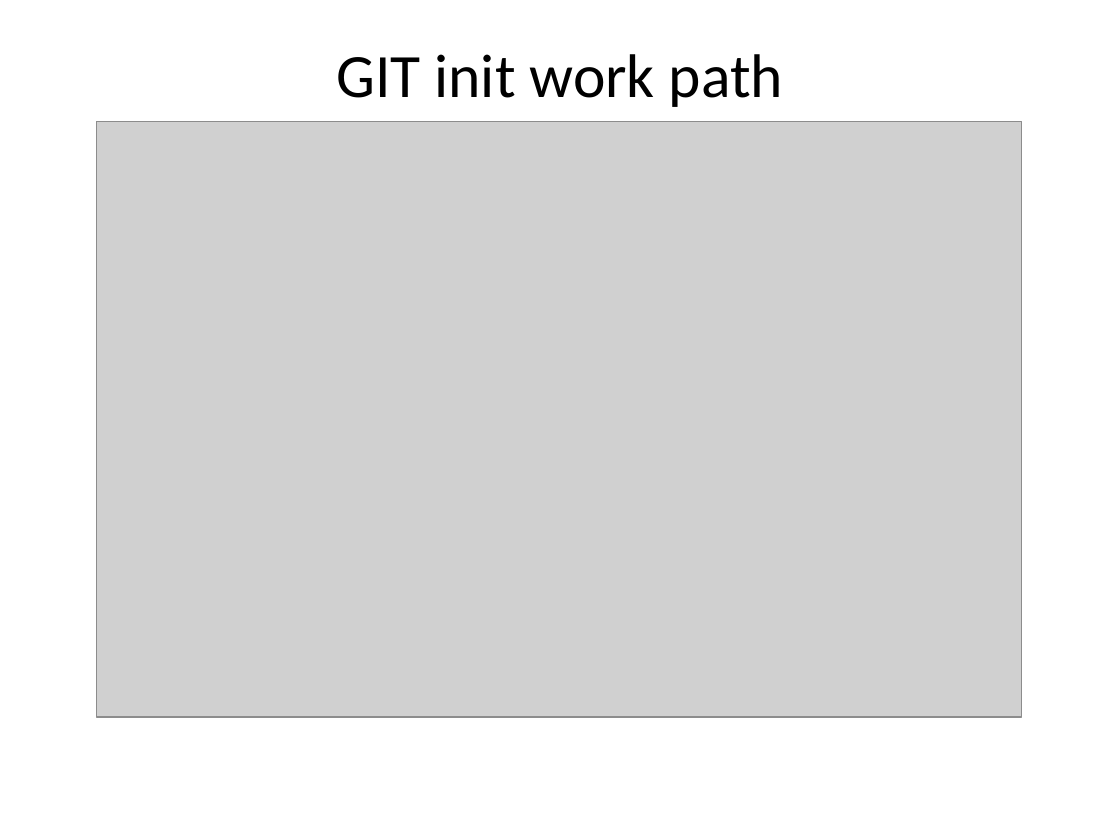
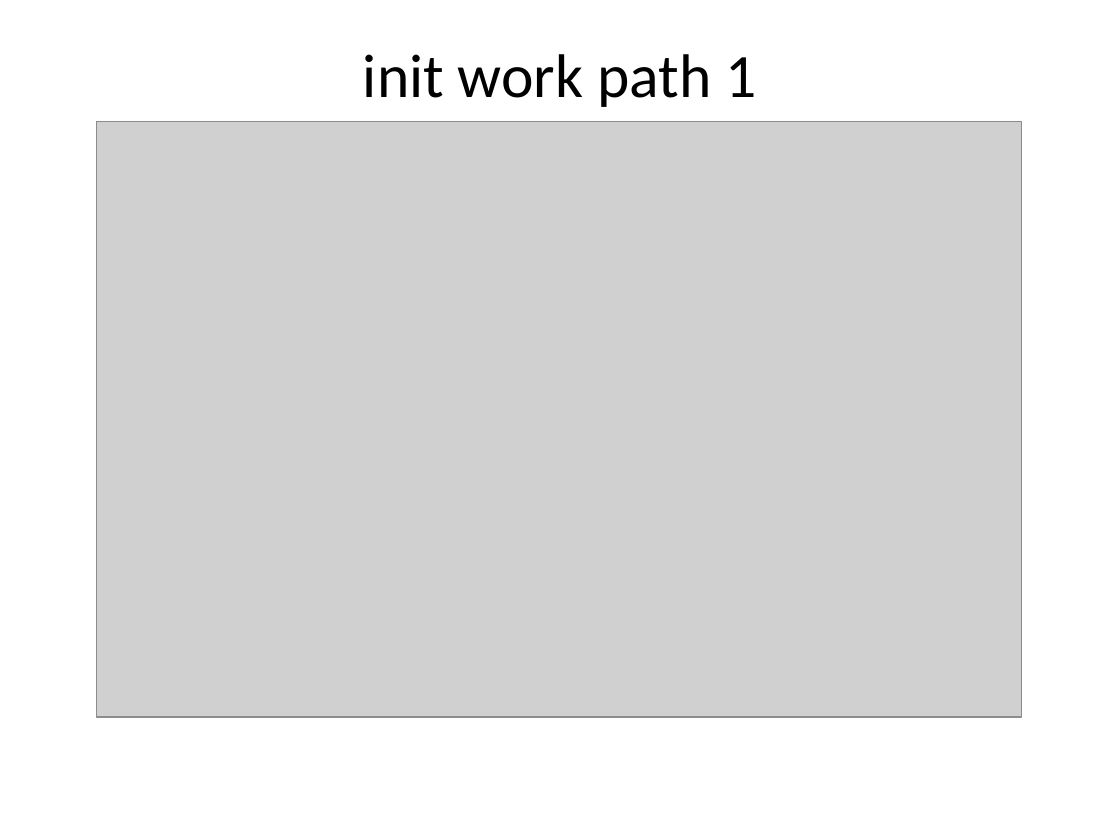
Before and after one commit to dongpingsheng/learngit, a slide deck: slide 7 of LearnGit.pptx. Drawn at 1120x840 pixels with LibreOffice and Linux fonts; fonts in the diff are those of the drawing; grey boxes stand for pictures. Boxes give left, top, right and bottom in pixels: in the first picture for what was removed or moved away, otherwise in the second. Text is boxed around its words. In the diff, an @@ line names an element or a change of style, - is before the commit and + after.

```diff
--- a/LearnGit.pptx
+++ b/LearnGit.pptx
@@ text at (x1=363, y1=54, x2=756, y2=107): text changed @@
-GIT init work path
+init work path 1
```
Also in this commit, not shown: 8 other slides changed, 12 slides added, 1 slide removed.
